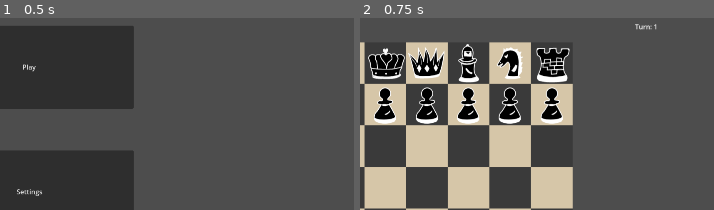
Above: before the commit, frames 1-2 (left to right).
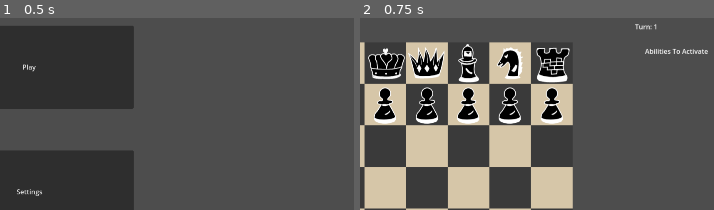
Above: after the commit, the same moments.

Repository: KristianPrifti/Upgraded-Chess-Game
Game: Godot game, scene res://main_menu.tscn
The game is run twice, just before and just after one commit, with the same random seed, the same clock (stepped at 60 frames per second) and the same inputs.
Inputs:
- Up to frame 1 (0.5 s): no input
- Up to frame 2 (0.75 s): click "Play" at 0.5 s
The pictures show only the part of the screen within x 50-100%, y 0-50%; the shares and areas given below are measured in that part.

Frame 1 is identical in both runs. In frame 2, 0.3% of the frame differs, in the area x 80-99%, y 16-19%.

Commit message:
use tween so movement of pieces seem smoother

Diff:
--- a/abilities_scripts/Peasants Unite Script.gd
+++ b/abilities_scripts/Peasants Unite Script.gd
@@ -36,13 +36,13 @@
 				pieces.append(board[i][j])
 	return pieces
 
-static func activate(i, j):
+static func activate(i, j, tween):
 	var piece = board[i][j]
 	if piece.isWhite && board[i][j].is_in_grid(Vector2(i, j - 1)) && board[i][j - 1] == null:
-		board[i][j].position = GRID.grid_to_pixel(i, j - 1)
+		tween.tween_property(board[i][j], "position", GRID.grid_to_pixel(i, j - 1), .3).set_trans(Tween.TRANS_SINE).set_ease(Tween.EASE_OUT)
 		board[i][j] = null
 		board[i][j - 1] = piece
 	elif !piece.isWhite && board[i][j].is_in_grid(Vector2(i, j + 1)) && board[i][j + 1] == null:
-		board[i][j].position = GRID.grid_to_pixel(i, j + 1)
+		tween.tween_property(board[i][j], "position", GRID.grid_to_pixel(i, j + 1), .3).set_trans(Tween.TRANS_SINE).set_ease(Tween.EASE_OUT)
 		board[i][j] = null
 		board[i][j + 1] = piece
--- a/game_menu.tscn
+++ b/game_menu.tscn
@@ -300,16 +300,19 @@
 layout_mode = 2
 size_flags_horizontal = 3
 
-[node name="Abilities_queue_label" type="Label" parent="."]
-offset_left = 50.0
-offset_top = 100.0
-offset_right = 90.0
-offset_bottom = 123.0
-
-[node name="ScrollContainer" type="ScrollContainer" parent="Abilities_queue_label"]
+[node name="abilities_queue_label" type="Label" parent="."]
+offset_left = 1450.0
+offset_top = 150.0
+offset_right = 1850.0
+offset_bottom = 200.0
+text = "Abilities To Activate"
+horizontal_alignment = 1
+
+[node name="ScrollContainer" type="ScrollContainer" parent="abilities_queue_label"]
 layout_mode = 0
-offset_right = 40.0
-offset_bottom = 40.0
-
-[node name="abilities_queue" type="VBoxContainer" parent="Abilities_queue_label/ScrollContainer"]
-layout_mode = 2
+offset_top = 50.0
+offset_right = 400.0
+offset_bottom = 850.0
+
+[node name="abilities_queue" type="VBoxContainer" parent="abilities_queue_label/ScrollContainer"]
+layout_mode = 2
--- a/scripts/grid.gd
+++ b/scripts/grid.gd
@@ -150,7 +150,8 @@
 			var piece_x = piece.position.x
 			var piece_y = piece.position.y
 			var piece_vector = pixel_to_grid(piece_x, piece_y)
-			load(piece.get_ability_path()).activate(piece_vector.x, piece_vector.y)
+			var tween = create_tween()
+			load(piece.get_ability_path()).activate(piece_vector.x, piece_vector.y, tween)
 			pieces_to_erase.append(piece)
 
 	for piece in pieces_to_erase:
@@ -188,6 +189,8 @@
 			controlling_piece = board[grid_position.x][grid_position.y]
 
 			var moves = controlling_piece.get_possible_moves(grid_position, board, turn_player.isWhite)
+			if moves.size() == 0:
+				return false
 			for i in moves:
 				add_active_symbol(i.x, i.y)
 			return true
@@ -201,12 +204,12 @@
 				var original_grid = pixel_to_grid(click1.x, click1.y)
 				move_piece(original_grid.x, original_grid.y, grid_position.x, grid_position.y)
 
-			controlling = false
-			controlling_piece = null
-			# update the active_squares and hold_moves
-			get_node("../../").get_node("active_squares").remove_circles()
-			hold_moves.clear()
-			hold_moves = make_2d_array()
+		controlling = false
+		controlling_piece = null
+		# update the active_squares and hold_moves
+		get_node("../../").get_node("active_squares").remove_circles()
+		hold_moves.clear()
+		hold_moves = make_2d_array()
 
 func move_piece(column0, row0, column1, row1):
 	# this if statemnt checks if the player clicked twice in a row in the same spot
@@ -234,7 +237,10 @@
 				board[column1][row1].queue_free()
 				collect_gem(3)
 
-		board[column0][row0].position = grid_to_pixel(column1, row1)
+		#create tween for better looking movement
+		var tween = create_tween()
+		tween.tween_property(board[column0][row0], "position", grid_to_pixel(column1, row1), .3).set_trans(Tween.TRANS_SINE).set_ease(Tween.EASE_OUT)
+
 		board[column0][row0] = null
 		board[column1][row1] = piece
 		collect_gem_at_end_of_turn(1)
